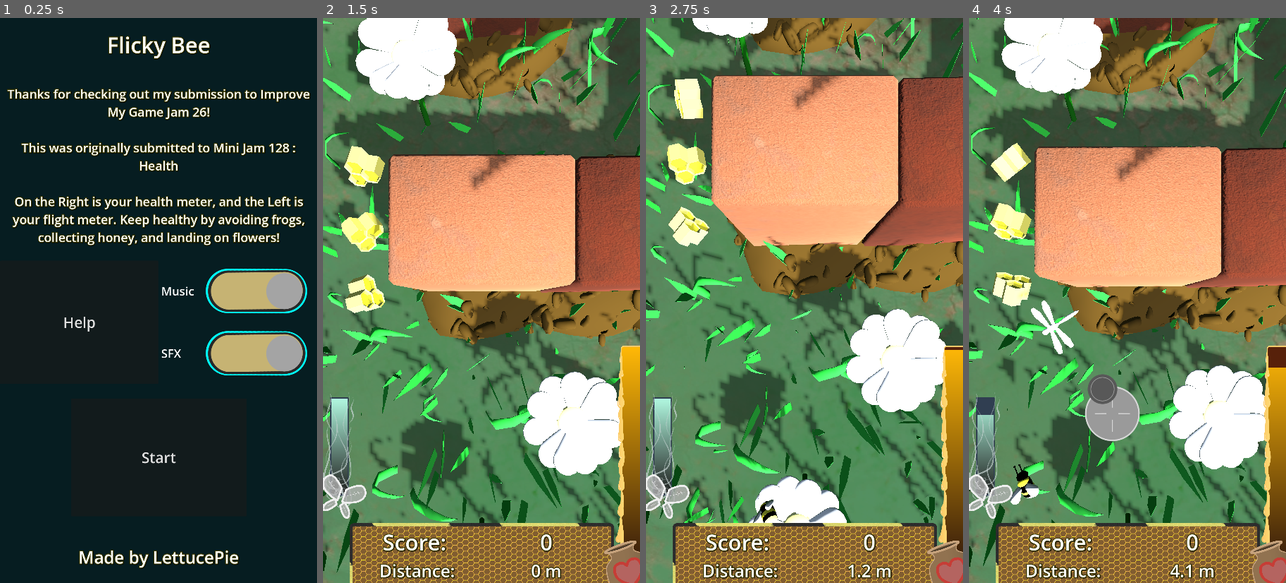
Above: before the commit, frames 1-4 (left to right).
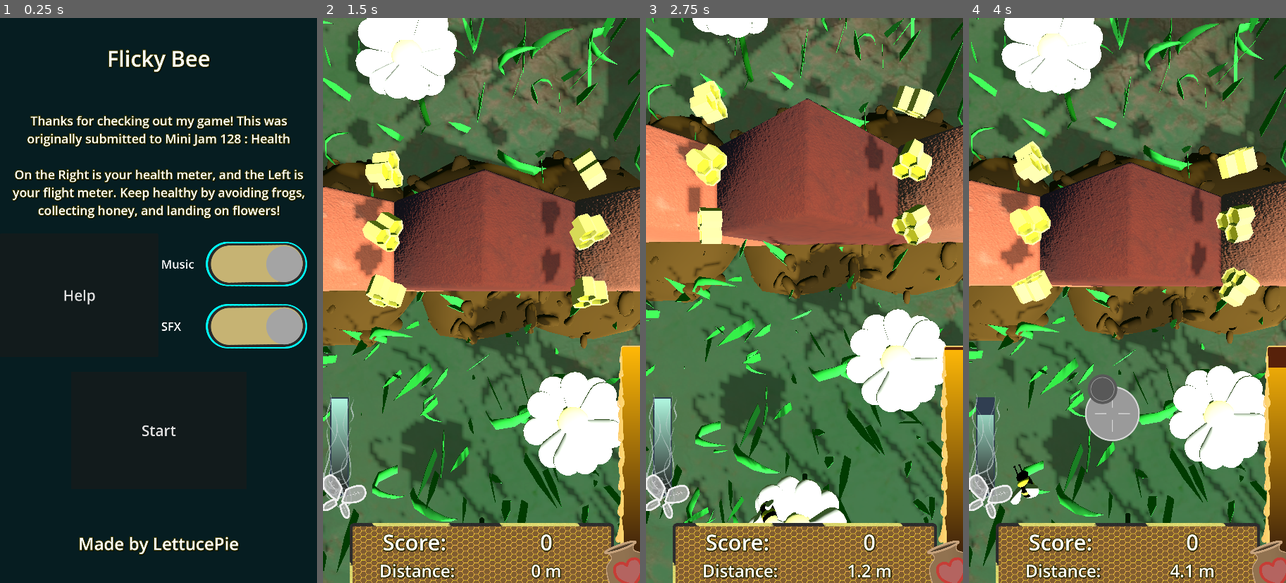
Above: after the commit, the same moments.

Repository: LettucePie/flicky_bee
Game: Godot game, scene res://Play/play_1.tscn
Same seed, same stepped clock (60 frames per second), same inputs: the game is played once before the commit and once after it.
Inputs (mouse positions are in pixels of both pictures, inside the frame that each line leads up to):
- Up to frame 1 (0.25 s): no input
- Up to frame 2 (1.5 s): click "Start" at 0.5 s; move the mouse to (551, 272) at 1.27 s; hold Up (ui_up) from 1.28 s (still down); click (551, 272) at 1.42 s
- Up to frame 3 (2.75 s): release Up (ui_up) at 2 s; drag from (741, 328) to (788, 413) at 2.02 s
- Up to frame 4 (4 s): move the mouse to (1159, 176) at 2.77 s; hold Up (ui_up) 2.78-3.5 s; drag from (1111, 413) to (1032, 215) at 3.52 s

The runs differ from the first frame. In frame 1, 21% of the frame differs, in the area x 2-98%, y 3-98%; in frame 2, 36%; in frame 3, 36%, in the area x 0-100%, y 0-93%; in frame 4, 36%.

Commit message:
Finished Dragonfly.
Changed generator to spawn from 2 possible sets. set A is an obstacle or danger, set B is a
collectable with a chance of spawning a danger at the same spot. The chance of spawning
danger with collectable increases with difficulty curve.
Messed with lighting to help make flower look less bright.

Diff:
--- a/Core/Art/Mono_Material/BaseMaterial.tres
+++ b/Core/Art/Mono_Material/BaseMaterial.tres
@@ -8,4 +8,3 @@
 vertex_color_use_as_albedo = true
 albedo_texture = ExtResource("1_p5ncu")
 metallic_specular = 0.0
-roughness = 0.8
--- a/Core/Obstacles/dragonfly.gd
+++ b/Core/Obstacles/dragonfly.gd
@@ -6,16 +6,20 @@
 # Called when the node enters the scene tree for the first time.
 func _ready():
 	_generate_curve()
+	$Path3D/PathFollow3D/Dragonfly/AnimationPlayer.play("Wings")
 
 
 func _generate_curve() -> void:
+	randomize()
 	var point_number = randi_range(3, 6)
+	var radial_step = (PI * 2) / point_number
 	var points = PackedVector3Array()
-	var previous_direction = Vector3(1,0,0)
-	var previous_point = Vector3(
-		randf_range(-1.0, 1.0),
+	var direction = Vector3(1,0,0)
+	direction = direction.rotated(Vector3.UP, randf_range(0.0, PI))
+	var center = Vector3(
+		randf_range(-2.5, 2.5),
 		0.0,
-		randf_range(-1.0, 1.0)
+		randf_range(-0.5, 0.5)
 	)
 	var index = 0
 	for i in point_number + 1:
@@ -24,16 +28,9 @@
 			points.append(points[0])
 			break
 		else:
-			var random_angle = randf_range(PI / 4, PI / 2)
-#			var random_angle = PI / 2
-#			if randf() >= 0.5:
-#				random_angle *= -1.0
-			var direction = previous_direction.rotated(Vector3.UP, random_angle).normalized()
-			var distance = randf_range(2, 5)
-			var new_point = previous_point + (direction * distance)
+			direction = direction.rotated(Vector3.UP, radial_step)
+			var new_point = center + (direction * randf_range(1.5, 3.5))
 			points.append(new_point)
-			previous_point = new_point
-			previous_direction = direction
 			index += 1
 	if points.size() > 0:
 		var first_point = points[0]
@@ -45,30 +42,60 @@
 			if index == 0:
 				print("Out Only")
 				var next_point = points[index + 1]
-				var direction_to_next = p.direction_to(next_point)
-				var offset_point = direction_to_next
-				var direction_to_prev = offset_point.direction_to(last_point)
-				loop_point_out = offset_point + (direction_to_prev * -1.0)
-				curve.add_point(p, Vector3.ZERO, loop_point_out)
-#				print("Adding Start to Curve: ", p, " with out dir: ", loop_point_out)
+				var next_normal = p.direction_to(next_point)
+				var prev_normal = p.direction_to(last_point)
+				var angle = clamp(
+					next_normal.signed_angle_to(prev_normal, Vector3.UP),
+					PI * -0.2,
+					PI * 0.2
+					)
+				var offset_normal = next_normal.rotated(Vector3.UP, angle * - 1)
+				var offset_distance = p.distance_to(next_point) * 0.15
+				curve.add_point(p, Vector3.ZERO, offset_normal * offset_distance)
 			elif index == points.size() - 1:
 				print("In Only")
-				curve.add_point(p, loop_point_out * -1, Vector3.ZERO)
-#				print("Adding End to Curve: ", p, " with IN dir: ", loop_point_out * -1)
+				var next_point = points[1]
+				var next_normal = p.direction_to(next_point)
+				var prev_normal = p.direction_to(last_point)
+				var angle = clamp(
+					next_normal.signed_angle_to(prev_normal, Vector3.UP),
+					PI * -0.2,
+					PI * 0.2
+					)
+				var offset_normal = prev_normal.rotated(Vector3.UP, angle)
+				var offset_distance = p.distance_to(last_point) * 0.15
+				curve.add_point(p, offset_normal * offset_distance, Vector3.ZERO)
 			else:
 				var next_point = points[index + 1]
-				var direction_to_next = p.direction_to(next_point)
-				var offset_point = direction_to_next
-				previous_point = points[index - 1]
-				var direction_to_prev = offset_point.direction_to(previous_point)
-				var out_point = offset_point + (direction_to_prev * -1.0)
-				var in_point = out_point * -1
+				var prev_point = points[index - 1]
+				var next_normal = p.direction_to(next_point)
+				var prev_normal = p.direction_to(prev_point)
+				var angle = clamp(
+					next_normal.signed_angle_to(prev_normal, Vector3.UP),
+					PI * -0.2,
+					PI * 0.2
+					)
+				var in_normal = prev_normal.rotated(Vector3.UP, angle)
+				var in_distance = p.distance_to(prev_point) * 0.15
+				var out_normal = next_normal.rotated(Vector3.UP, angle * - 1)
+				var out_distance = p.distance_to(next_point) * 0.15
+				var in_point = in_normal * in_distance
+				var out_point = out_normal * out_distance
 				curve.add_point(p, in_point, out_point)
-#				print("Adding Segment: ", p, " with in: ", in_point, " and out: ", out_point)
 			index += 1
 		$Path3D.set_curve(curve)
 
 
-# Called every frame. 'delta' is the elapsed time since the previous frame.
-func _process(delta):
+func _physics_process(delta):
 	follow.progress = follow.progress + speed * delta
+
+
+func _on_area_3d_body_entered(body):
+	if body.is_in_group("Player"):
+		print("Dragonfly encountered Player")
+		if body.has_method("_hit"):
+			body._hit()
+
+
+func _on_area_3d_body_exited(body):
+	pass # Replace with function body.
--- a/Core/Obstacles/dragonfly.tscn
+++ b/Core/Obstacles/dragonfly.tscn
@@ -1,14 +1,82 @@
-[gd_scene load_steps=4 format=3 uid="uid://clcg6uqm7ta1x"]
+[gd_scene load_steps=9 format=3 uid="uid://clcg6uqm7ta1x"]
 
 [ext_resource type="PackedScene" uid="uid://vkxuc0yyweyw" path="res://Core/Art/Dragonfly.glb" id="1_85p06"]
 [ext_resource type="Script" path="res://Core/Obstacles/dragonfly.gd" id="1_i2i06"]
+[ext_resource type="Material" uid="uid://bdvfsfad5byji" path="res://Core/Art/Mono_Material/BaseMaterial.tres" id="3_42ptg"]
 
 [sub_resource type="Curve3D" id="Curve3D_7ui8j"]
 _data = {
-"points": PackedVector3Array(-4.3089, 5.34058e-05, 4.6853, 4.3089, -5.34058e-05, -4.6853, -24.8692, -0.668159, -0.667246, -2.90576, 0.200008, -3.16904, 2.90576, -0.200008, 3.16904, 20.6107, 0.287109, -5.27967, 4.06271, 0, -0.706201, -4.06271, 0, 0.706201, 0.145994, 0.194702, 14.4537, -3.96425, …(88 unchanged characters)…
+"points": PackedVector3Array(-4.3089, 5.34058e-05, 4.6853, 4.3089, -5.34058e-05, -4.6853, -24.8692, -0.668159, -0.667246, -9, 1, -8, 2, -2, 13, 20.6107, 0.287109, -5.27967, 13, 2, 5, -6, 3, 2, 0.145994, 0.194702, 14.4537, -3.96425, …(88 unchanged characters)…
 "tilts": PackedFloat32Array(0, 0, 0, 0)
 }
 point_count = 4
+
+[sub_resource type="Animation" id="Animation_ixyic"]
+resource_name = "Wings"
+length = 0.1
+loop_mode = 1
+step = 0.05
+tracks/0/type = "value"
+tracks/0/imported = false
+tracks/0/enabled = true
+tracks/0/path = NodePath("WingsL:rotation")
+tracks/0/interp = 1
+tracks/0/loop_wrap = true
+tracks/0/keys = {
+"times": PackedFloat32Array(0, 0.05, 0.1),
+"transitions": PackedFloat32Array(1, 1, 1),
+"update": 0,
+"values": [Vector3(8.23731e-09, -6.10786e-09, -0.523599), Vector3(0, 0, 0), Vector3(8.23731e-09, -6.10786e-09, -0.523599)]
+}
+tracks/1/type = "value"
+tracks/1/imported = false
+tracks/1/enabled = true
+tracks/1/path = NodePath("WingsR:rotation")
+tracks/1/interp = 1
+tracks/1/loop_wrap = true
+tracks/1/keys = {
+"times": PackedFloat32Array(0, 0.05, 0.1),
+"transitions": PackedFloat32Array(1, 1, 1),
+"update": 0,
+"values": [Vector3(4.61799e-09, 2.31808e-08, 0.523599), Vector3(0, 0, 0), Vector3(4.61799e-09, 2.31808e-08, 0.523599)]
+}
+
+[sub_resource type="Animation" id="Animation_75ksc"]
+length = 0.001
+tracks/0/type = "value"
+tracks/0/imported = false
+tracks/0/enabled = true
+tracks/0/path = NodePath("WingsR:rotation")
+tracks/0/interp = 1
+tracks/0/loop_wrap = true
+tracks/0/keys = {
+"times": PackedFloat32Array(0),
+"transitions": PackedFloat32Array(1),
+"update": 0,
+"values": [Vector3(0, 0, 0)]
+}
+tracks/1/type = "value"
+tracks/1/imported = false
+tracks/1/enabled = true
+tracks/1/path = NodePath("WingsL:rotation")
+tracks/1/interp = 1
+tracks/1/loop_wrap = true
+tracks/1/keys = {
+"times": PackedFloat32Array(0),
+"transitions": PackedFloat32Array(1),
+"update": 0,
+"values": [Vector3(0, 0, 0)]
+}
+
+[sub_resource type="AnimationLibrary" id="AnimationLibrary_awlyp"]
+_data = {
+"RESET": SubResource("Animation_75ksc"),
+"Wings": SubResource("Animation_ixyic")
+}
+
+[sub_resource type="CylinderShape3D" id="CylinderShape3D_8jyhj"]
+height = 30.0
+radius = 3.0
 
 [node name="Dragonfly" type="Node3D"]
 script = ExtResource("1_i2i06")
@@ -18,7 +86,50 @@
 curve = SubResource("Curve3D_7ui8j")
 
 [node name="PathFollow3D" type="PathFollow3D" parent="Path3D"]
-transform = Transform3D(-0.736004, 5.6792e-06, 0.676895, -2.27358e-13, 0.999971, -8.38963e-06, -0.676876, -6.1753e-06, -0.736024, -24.8692, -0.668159, -0.667246)
+transform = Transform3D(-0.735984, 5.6786e-06, 0.676867, -2.27352e-13, 0.999866, -8.38929e-06, -0.676858, -6.17465e-06, -0.735995, -24.8692, -0.668159, -0.667246)
 
 [node name="Dragonfly" parent="Path3D/PathFollow3D" instance=ExtResource("1_85p06")]
-transform = Transform3D(-0.15, 5.2318e-17, -1.31134e-08, 5.2318e-17, 0.15, -5.2318e-17, 1.31134e-08, -5.2318e-17, -0.15, 0, 0, 0)
+transform = Transform3D(-0.17, 5.92937e-17, -2.56693e-08, 5.92937e-17, 0.17, -5.92937e-17, 2.56693e-08, -5.92937e-17, -0.17, 0, 0, 0)
+
+[node name="Body" parent="Path3D/PathFollow3D/Dragonfly" index="0"]
+surface_material_override/0 = ExtResource("3_42ptg")
+
+[node name="WingsR" parent="Path3D/PathFollow3D/Dragonfly" index="1"]
+transform = Transform3D(0.918904, -0.394481, 1.79524e-08, 0.394481, 0.918904, -3.57641e-09, -1.50857e-08, 1.03683e-08, 1, 0.200005, 0.523941, 0)
+
+[node name="WingR1" parent="Path3D/PathFollow3D/Dragonfly/WingsR" index="0"]
+surface_material_override/0 = ExtResource("3_42ptg")
+
+[node name="WingR2" parent="Path3D/PathFollow3D/Dragonfly/WingsR" index="1"]
+surface_material_override/0 = ExtResource("3_42ptg")
+
+[node name="WingsL" parent="Path3D/PathFollow3D/Dragonfly" index="2"]
+transform = Transform3D(0.918904, 0.394481, -4.73025e-09, -0.394481, 0.918904, -6.37941e-09, 1.8301e-09, 7.72806e-09, 1, -0.199997, 0.52394, -7.62939e-06)
+
+[node name="WingR1001" parent="Path3D/PathFollow3D/Dragonfly/WingsL" index="0"]
+surface_material_override/0 = ExtResource("3_42ptg")
+
+[node name="WingR2001" parent="Path3D/PathFollow3D/Dragonfly/WingsL" index="1"]
+surface_material_override/0 = ExtResource("3_42ptg")
+
+[node name="AnimationPlayer" type="AnimationPlayer" parent="Path3D/PathFollow3D/Dragonfly"]
+reset_on_save = false
+speed_scale = 2.0
+libraries = {
+"": SubResource("AnimationLibrary_awlyp")
+}
+
+[node name="Area3D" type="Area3D" parent="Path3D/PathFollow3D"]
+transform = Transform3D(-0.17, -2.80675e-14, -2.73077e-08, 1.06597e-14, 0.17, 6.09926e-14, 1.63523e-08, -2.59374e-14, -0.17, 0, 0, 0)
+collision_mask = 2
+
+[node name="CollisionShape3D" type="CollisionShape3D" parent="Path3D/PathFollow3D/Area3D"]
+shape = SubResource("CylinderShape3D_8jyhj")
+
+[node name="Camera3D" type="Camera3D" parent="."]
+transform = Transform3D(1, 0, 0, 0, -4.37114e-08, 1, 0, -1, -4.37114e-08, 0, 34, 0)
+
+[connection signal="body_entered" from="Path3D/PathFollow3D/Area3D" to="." method="_on_area_3d_body_entered"]
+[connection signal="body_exited" from="Path3D/PathFollow3D/Area3D" to="." method="_on_area_3d_body_exited"]
+
+[editable path="Path3D/PathFollow3D/Dragonfly"]
--- a/Core/flick_flower.tscn
+++ b/Core/flick_flower.tscn
@@ -1,4 +1,4 @@
-[gd_scene load_steps=11 format=3]
+[gd_scene load_steps=11 format=3 uid="uid://xx8vpt1dc2ub"]
 
 [ext_resource type="Script" path="res://Core/flick_flower.gd" id="1_lqgyg"]
 [ext_resource type="PackedScene" uid="uid://2aghnor46fu6" path="res://Core/Art/Flower_Top.glb" id="2_opuic"]
@@ -56,4 +56,5 @@
 
 [node name="Flower_Stem" parent="." instance=ExtResource("3_v4chg")]
 
+[editable path="Head/Flower_Top"]
 [editable path="Flower_Stem"]
--- a/Core/generator.gd
+++ b/Core/generator.gd
@@ -6,6 +6,7 @@
 @export var max_difficulty := 16.0
 @export var platform_scene : PackedScene
 @export var obstacle_scenes : Array[PackedScene]
+@export var danger_scenes : Array[PackedScene]
 #@export var grass_patch_scene : PackedScene
 @export var collection_patches : Array[PackedScene]
 
@@ -88,15 +89,30 @@
 			##
 			if abs(z_point) - abs(z_previous) >= 8.5:
 				var new_gap = null
+				var bonus_gap = null
 				var x_pos = 0.0
 				var y_pos = 0.0
 				if randf() >= 0.5:
-					obstacle_scenes.shuffle()
-					new_gap = obstacle_scenes.front().instantiate()
+					randomize()
+					if randf() >= 0.5:
+						danger_scenes.shuffle()
+						new_gap = danger_scenes.front().instantiate()
+					else:
+						obstacle_scenes.shuffle()
+						new_gap = obstacle_scenes.front().instantiate()
 				else:
 					x_pos = randf_range(-4.0, 4.0)
 					collection_patches.shuffle()
 					new_gap = collection_patches.front().instantiate()
+					var danger_difficulty = clamp(
+						difficulty_progress,
+						0.08,
+						0.9
+					)
+					randomize()
+					if randf() <= danger_difficulty:
+						danger_scenes.shuffle()
+						bonus_gap = danger_scenes.front().instantiate()
 				if new_gap != null:
 					new_gap.set_position(
 						Vector3(
@@ -107,6 +123,16 @@
 					)
 					gaps.append(new_gap)
 					add_child(new_gap)
+					if bonus_gap != null:
+						bonus_gap.set_position(
+							Vector3(
+								0,
+								0,
+								lerp(z_previous, z_point, 0.5)
+							)
+						)
+						gaps.append(bonus_gap)
+						add_child(bonus_gap)
 			##
 			z_previous = z_point
 			z_point -= randf_range(6.5, 15.5)
--- a/Core/generator.tscn
+++ b/Core/generator.tscn
@@ -7,6 +7,7 @@
 [ext_resource type="PackedScene" uid="uid://q8mgam6ej550" path="res://Core/Obstacles/brick_pattern_3.tscn" id="5_bxuv1"]
 [ext_resource type="PackedScene" uid="uid://1q4maiuuyl5w" path="res://Core/Obstacles/frog.tscn" id="6_0ilmg"]
 [ext_resource type="PackedScene" uid="uid://cw7y83phl2tb3" path="res://Core/Collectables/collection_patch_1.tscn" id="7_v1ynf"]
+[ext_resource type="PackedScene" uid="uid://clcg6uqm7ta1x" path="res://Core/Obstacles/dragonfly.tscn" id="7_x15y0"]
 [ext_resource type="PackedScene" uid="uid://w01qs4s6aouq" path="res://Core/Collectables/collection_patch_2.tscn" id="8_l56k5"]
 [ext_resource type="PackedScene" uid="uid://b854y86ayr4a4" path="res://Core/Collectables/collection_patch_3.tscn" id="9_5cfgi"]
 [ext_resource type="PackedScene" uid="uid://csgnx6hw84lqs" path="res://Core/Collectables/collection_patch_4.tscn" id="10_movi4"]
@@ -21,7 +22,8 @@
 script = ExtResource("1_govy5")
 difficulty_curve = SubResource("Curve_c8t26")
 platform_scene = ExtResource("2_47aoa")
-obstacle_scenes = Array[PackedScene]([ExtResource("3_wpdg5"), ExtResource("4_ilki3"), ExtResource("5_bxuv1"), ExtResource("6_0ilmg")])
+obstacle_scenes = Array[PackedScene]([ExtResource("3_wpdg5"), ExtResource("4_ilki3"), ExtResource("5_bxuv1")])
+danger_scenes = Array[PackedScene]([ExtResource("6_0ilmg"), ExtResource("7_x15y0")])
 collection_patches = Array[PackedScene]([ExtResource("7_v1ynf"), ExtResource("8_l56k5"), ExtResource("9_5cfgi"), ExtResource("10_movi4"), ExtResource("7_v1ynf"), ExtResource("8_l56k5"), ExtResource("9_5cfgi"), ExtResource("10_movi4"), ExtResource("11_w2wr3"), ExtResource("12_1ycrh")])
 
 [node name="DirectionalLight3D" type="DirectionalLight3D" parent="."]
--- a/Play/play_1.tscn
+++ b/Play/play_1.tscn
@@ -8,9 +8,9 @@
 [ext_resource type="PackedScene" uid="uid://dys2nli2rglts" path="res://UI/hud.tscn" id="5_rm8qy"]
 [ext_resource type="AudioStream" uid="uid://cny8015p2p0uo" path="res://Core/Sound/Song_2.mp3" id="7_cn5s7"]
 [ext_resource type="PackedScene" path="res://Core/grass_patch.tscn" id="8_r0s2t"]
-[ext_resource type="PackedScene" uid="uid://clcg6uqm7ta1x" path="res://Core/Obstacles/dragonfly.tscn" id="9_183s7"]
 
 [sub_resource type="ProceduralSkyMaterial" id="ProceduralSkyMaterial_e8o1s"]
+sky_top_color = Color(0.376471, 0.572549, 0.886275, 1)
 ground_bottom_color = Color(0.0980392, 0.203922, 0.113725, 1)
 
 [sub_resource type="Sky" id="Sky_dtcvi"]
@@ -18,7 +18,12 @@
 
 [sub_resource type="Environment" id="Environment_c2osw"]
 background_mode = 2
+background_color = Color(0, 0.380392, 0, 1)
 sky = SubResource("Sky_dtcvi")
+ambient_light_source = 2
+ambient_light_color = Color(0.458824, 0.690196, 0.337255, 1)
+ambient_light_energy = 0.2
+reflected_light_source = 2
 
 [sub_resource type="BoxShape3D" id="BoxShape3D_i3iu5"]
 size = Vector3(19.9062, 2.4957, 10.0144)
@@ -35,6 +40,7 @@
 
 [node name="DirectionalLight3D" type="DirectionalLight3D" parent="."]
 transform = Transform3D(0.899954, 0.232062, 0.369094, -0.435985, 0.479019, 0.761878, 0, -0.846574, 0.532271, 0, 0, 0)
+light_energy = 0.6
 shadow_enabled = true
 directional_shadow_mode = 0
 
@@ -90,9 +96,6 @@
 [node name="Grass_Patch3" parent="." instance=ExtResource("8_r0s2t")]
 transform = Transform3D(1, 0, 0, 0, 1, 0, 0, 0, 1, 2.08165e-12, -5, -60)
 
-[node name="Dragonfly" parent="." instance=ExtResource("9_183s7")]
-transform = Transform3D(1, 0, 0, 0, 1, 0, 0, 0, 1, 2.08165e-12, 2.08165e-12, -8.415)
-
 [connection signal="area_entered" from="Camera3D/Bottom_Detect" to="." method="_on_bottom_detect_area_entered"]
 [connection signal="body_entered" from="Camera3D/Bottom_Detect" to="." method="_on_bottom_detect_area_entered"]
 [connection signal="area_entered" from="Camera3D/Top_Detect" to="." method="_on_top_detect_area_entered"]
--- a/UI/hud.tscn
+++ b/UI/hud.tscn
@@ -102,7 +102,6 @@
 grow_vertical = 2
 texture = ExtResource("3_hvlpn")
 expand_mode = 4
-stretch_mode = 5
 
 [node name="HealthJar" type="TextureRect" parent="Health_Meter"]
 z_index = 1
@@ -301,12 +300,14 @@
 [node name="Label2" type="Label" parent="TryAgain/VBoxContainer"]
 layout_mode = 2
 size_flags_vertical = 3
-text = "Made by LettucePie for Mini Jam 128 : Health
-
-Made using Godot 4
+text = "Thanks for playing!
+
+Made using Godot 4.0.1
 Krita 4.0.6
+blender 3.2.0
 LMMS + Audacity
 
+Made by LettucePie
 Twitter @PieLettuce Email thelettucepie@gmail.com"
 label_settings = SubResource("LabelSettings_fhcay")
 horizontal_alignment = 1
@@ -350,9 +351,7 @@
 [node name="Label2" type="Label" parent="Intro/VBoxContainer"]
 layout_mode = 2
 size_flags_vertical = 3
-text = "Thanks for checking out my submission to Improve My Game Jam 26!
-
-This was originally submitted to Mini Jam 128 : Health
+text = "Thanks for checking out my game! This was originally submitted to Mini Jam 128 : Health
 
 On the Right is your health meter, and the Left is your flight meter. Keep healthy by avoiding frogs, collecting honey, and landing on flowers!"
 label_settings = SubResource("LabelSettings_1aupl")
Binary file changed: Core/Art/Dragonfly.glb
Binary file changed: Core/Art/Textures/ColorSheet.png
Not shown: 1 places in Core/generator.tscn that only renumber resources
Not shown: 1 places in Core/platform.tscn that only renumber resources
Not shown: 1 places in Play/play_1.tscn that only renumber resources
Not shown, changed: Core/Art/Dragonfly.blend
Not shown, changed: Core/Art/Dragonfly.blend1
Not shown, changed: Core/Art/Textures/ColorSheet.kra
Not shown, changed: Core/Art/Textures/ColorSheet.kra~
Not shown, changed: Core/Art/Textures/ColorSheet.png~
